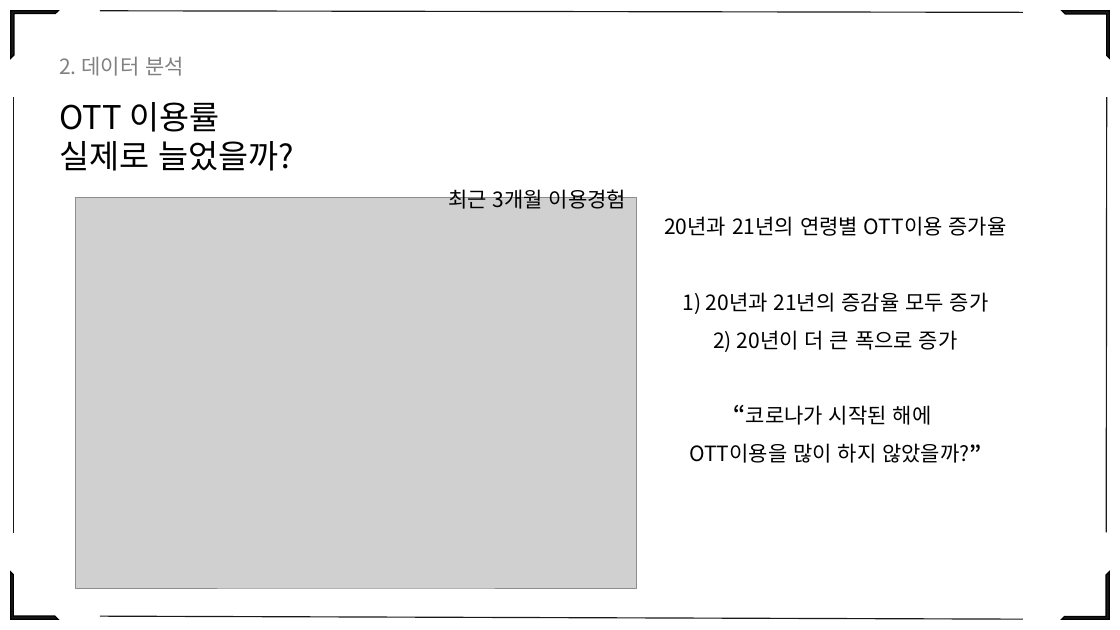
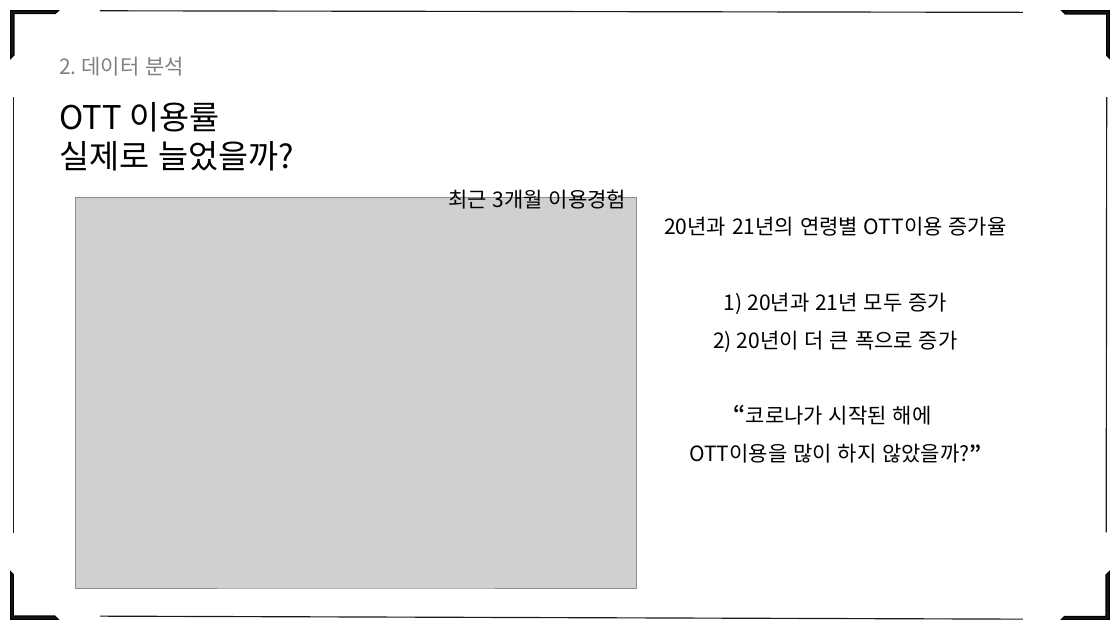
Before and after one commit to eesomin/midproject, a slide deck: slide 16 of jdh1/PPT_0_TEAM2_12월1일_오전최종.pptx. Drawn at 1120x630 pixels with LibreOffice and Linux fonts; fonts in the diff are those of the drawing; grey boxes stand for pictures. Boxes give left, top, right and bottom in pixels: in the first picture for what was removed or moved away, otherwise in the second. Text is boxed around its words. In the diff, an @@ line names an element or a change of style, - is before the commit and + after.

```diff
--- a/jdh1/PPT_0_TEAM2_12월1일_오전최종.pptx
+++ b/jdh1/PPT_0_TEAM2_12월1일_오전최종.pptx
@@ text at bbox=[724, 292, 947, 314]: text changed @@
-1) 20년과 21년의 증감율 모두 증가
+1) 20년과 21년 모두 증가
```
Also in this commit, not shown: 2 other slides changed, 2 other files.
